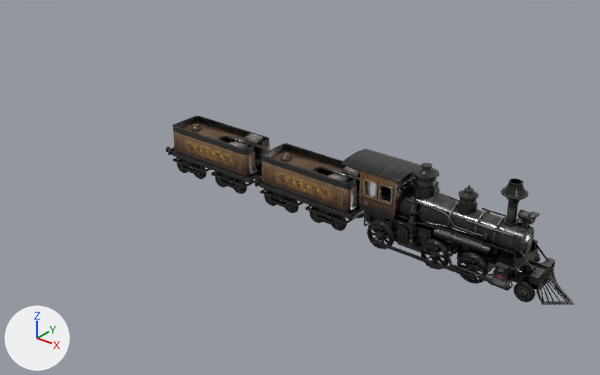
The FBX model SpecialRelativity/Assets/FBX/Train/train.fbx, before and after one commit.
Rendered twice from a 50 mm lens placed at (15.1, -25.4, 16.7), pointed at (-5.9, 0.9, 0.4). Lighting does not change. The marker at lower left points along +X, +Y and +Z. Where no turn or scale is listed for an object, it has been applied to the vertices.

Before the edit, the objects in view are built like this:
```python
me_cube_005 = bpy.data.meshes.new('Cube.005')
me_cube_005.from_pydata(...)  # 223 vertices, 209 faces; spans x -0.619..0.62, y -0.052..0.18, z -0.62..0.619
me_cube_005.materials.append(mat_locomotive)
me_cube_007 = bpy.data.meshes.new('Cube.007')
me_cube_007.from_pydata(...)  # 223 vertices, 209 faces; spans x -0.619..0.62, y -0.052..0.18, z -0.62..0.619
me_cube_007.materials.append(mat_locomotive)
me_cylinder_001 = bpy.data.meshes.new('Cylinder.001')
me_cylinder_001.from_pydata(...)  # 2031 vertices, 1824 faces; spans x -3.02..2.69, y -1.0..1.0, z -0.58..1.52
me_cylinder_001.materials.append(mat_wagon)
ob_cube_005 = bpy.data.objects.new('Cube.005', me_cube_005)
ob_cube_005.location = (2.0, -0.95, 0.62)
ob_cube_015 = bpy.data.objects.new('Cube.015', me_cube_007)
ob_cube_015.location = (3.58, -0.95, 0.62)
ob_cylinder = bpy.data.objects.new('Cylinder', me_cylinder_001)
ob_cylinder.location = (-4.39, 0.07, 0.82)
# also in view: 'Cube.001' at (2.4, 0.0, 2.1); 'Cylinder.001' at (-10.1, 0.1, 1.3); 'Cube.014' at (-0.5, -0.9, 0.6)
```
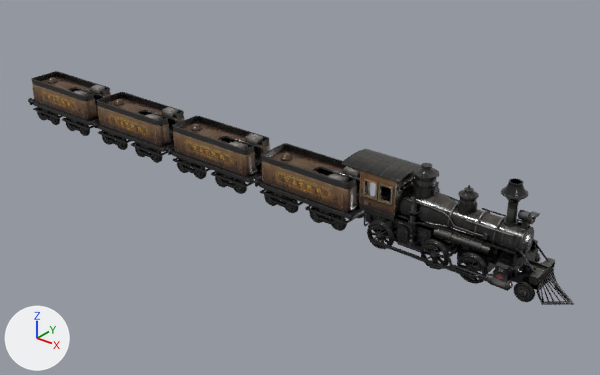
Edits to the scene script, one JSON object a line:
```json
{"op": "add", "block": "me_cylinder_003", "code": ["me_cylinder_003 = bpy.data.meshes.new('Cylinder.003')", "me_cylinder_003.from_pydata(...)  # 3455 vertices, 3360 faces; spans x -3.02..2.69, y -1.0..1.0, z -0.79..1.52", "# faces by material slot: [1536, 1824]", "me_cylinder_003.materials.append(mat_locomotive)", "me_cylinder_003.materials.append(mat_wagon)"]}
{"op": "add", "block": "ob_cylinder_002", "code": ["ob_cylinder_002 = bpy.data.objects.new('Cylinder.002', me_cylinder_003)", "ob_cylinder_002.location = (-15.39, 0.07, 0.82)"]}
{"op": "add", "block": "ob_cylinder_003", "code": ["ob_cylinder_003 = bpy.data.objects.new('Cylinder.003', me_cylinder_003.copy())", "ob_cylinder_003.location = (-20.89, 0.07, 0.82)"]}
```

Where the change shows, as pixel boxes [x1, y1, x2, y2] in the pictures (600 x 375 px):
```json
{"object": "Cylinder.002", "change": "added", "after": [92, 92, 184, 163], "faces in mat_wagon": [92, 92, 184, 160], "faces in mat_locomotive": [102, 131, 162, 163]}
{"object": "Cylinder.003", "change": "added", "after": [28, 71, 111, 136], "faces in mat_wagon": [28, 71, 111, 133], "faces in mat_locomotive": [37, 108, 90, 136]}
```
